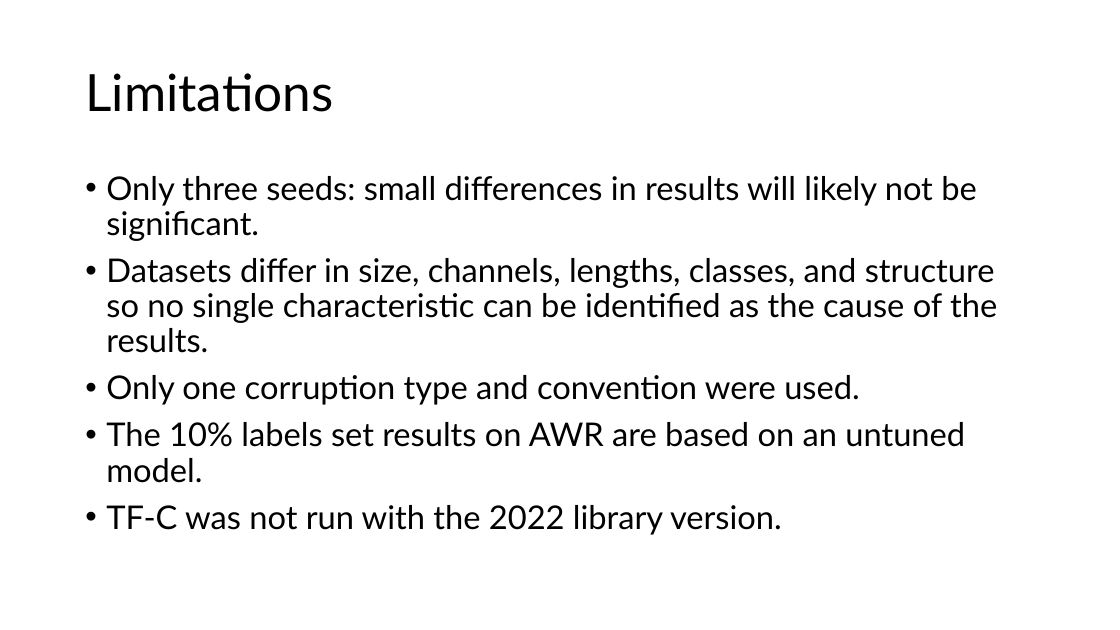
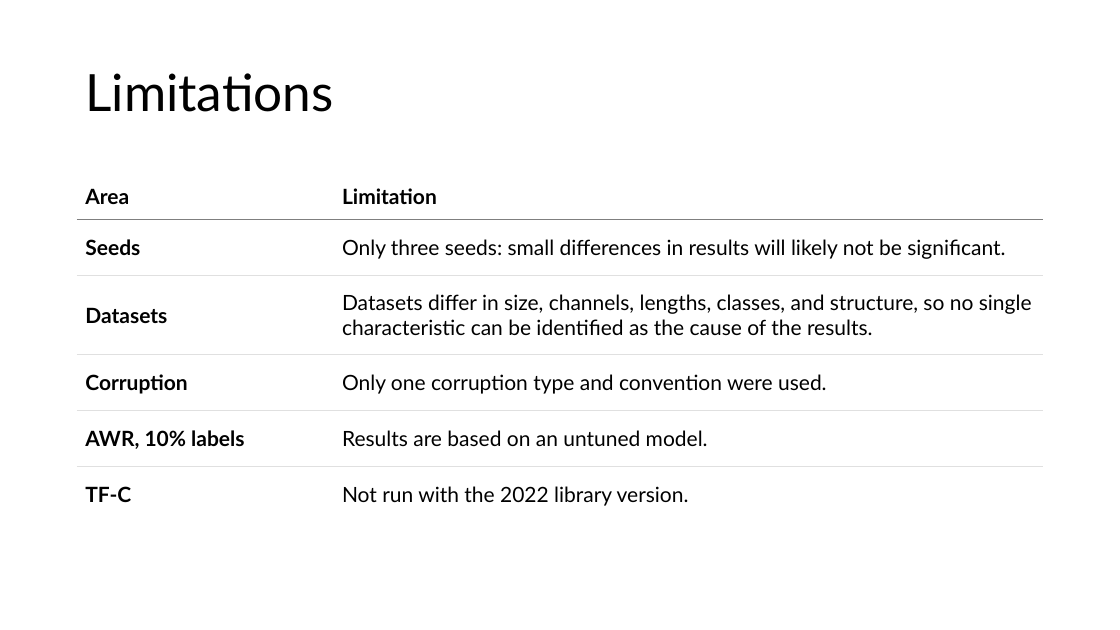
Before and after one commit to FVardi/PhD-Courses, a slide deck: slide 15 of Deep learning for time-series/Assignment 4/Presentation.pptx. Drawn at 1120x630 pixels with LibreOffice and Linux fonts; fonts in the diff are those of the drawing. Boxes give left, top, right and bottom in pixels: in the first picture for what was removed or moved away, otherwise in the second. Text is boxed around its words. In the diff, an @@ line names an element or a change of style, - is before the commit and + after.

```diff
--- a/Deep learning for time-series/Assignment 4/Presentation.pptx
+++ b/Deep learning for time-series/Assignment 4/Presentation.pptx
@@ table added at (x1=77, y1=173, x2=1044, y2=523), 6 rows, 2 columns @@
+Area | Limitation
+Seeds | Only three seeds: small differences in results will likely not be significant.
+Datasets | Datasets differ in size, channels, lengths, classes, and structure, so no single characteristic can be identified as the cause of the results.
+Corruption | Only one corruption type and convention were used.
+AWR, 10% labels | Results are based on an untuned model.
+TF-C | Not run with the 2022 library version.
@@ text removed at (x1=106, y1=176, x2=997, y2=535) @@
-• Only three seeds: small differences in results will likely not be significant.
-• Datasets differ in size, channels, lengths, classes, and structure so no single characteristic can be identified as the cause of the results.
-• Only one corruption type and convention were used.
-• The 10% labels set results on AWR are based on an untuned model.
-• TF-C was not run with the 2022 library version.
```
Also in this commit, not shown: 11 other slides changed, 2 slides added, 2 slides removed, 17 other files.
